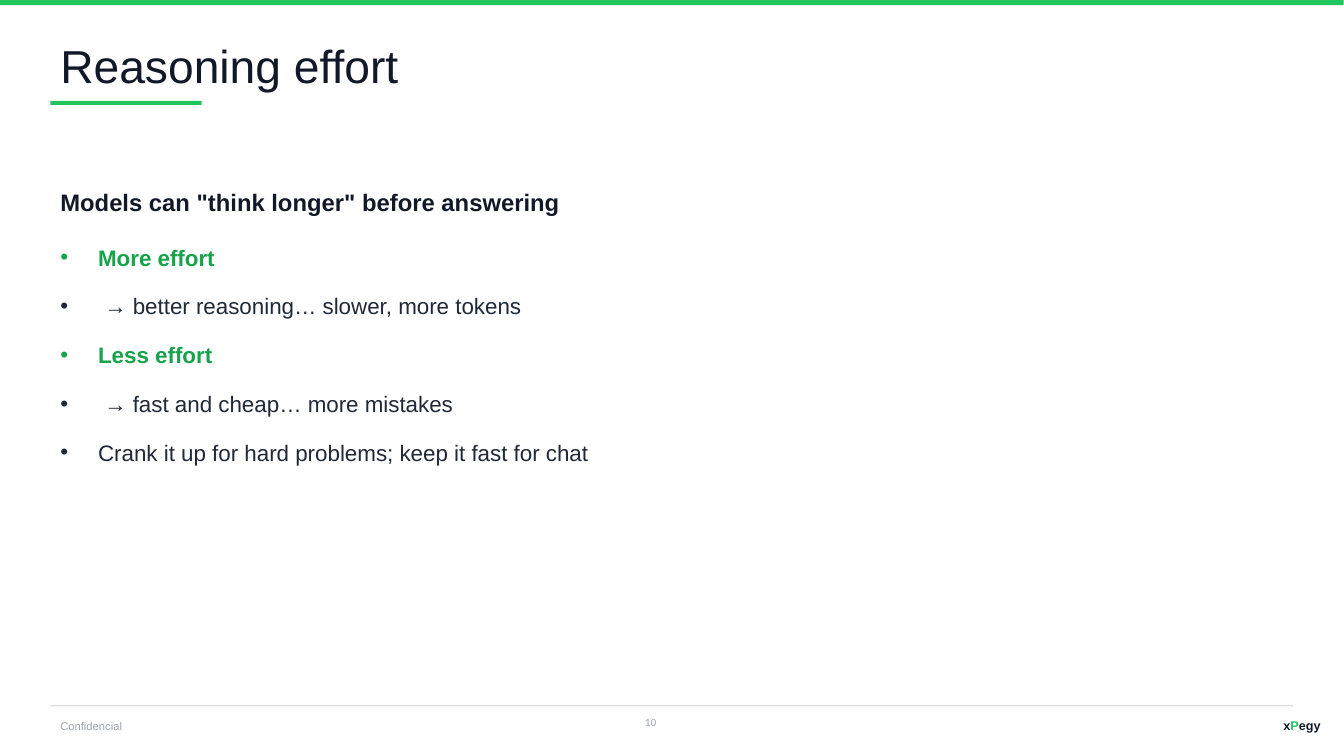
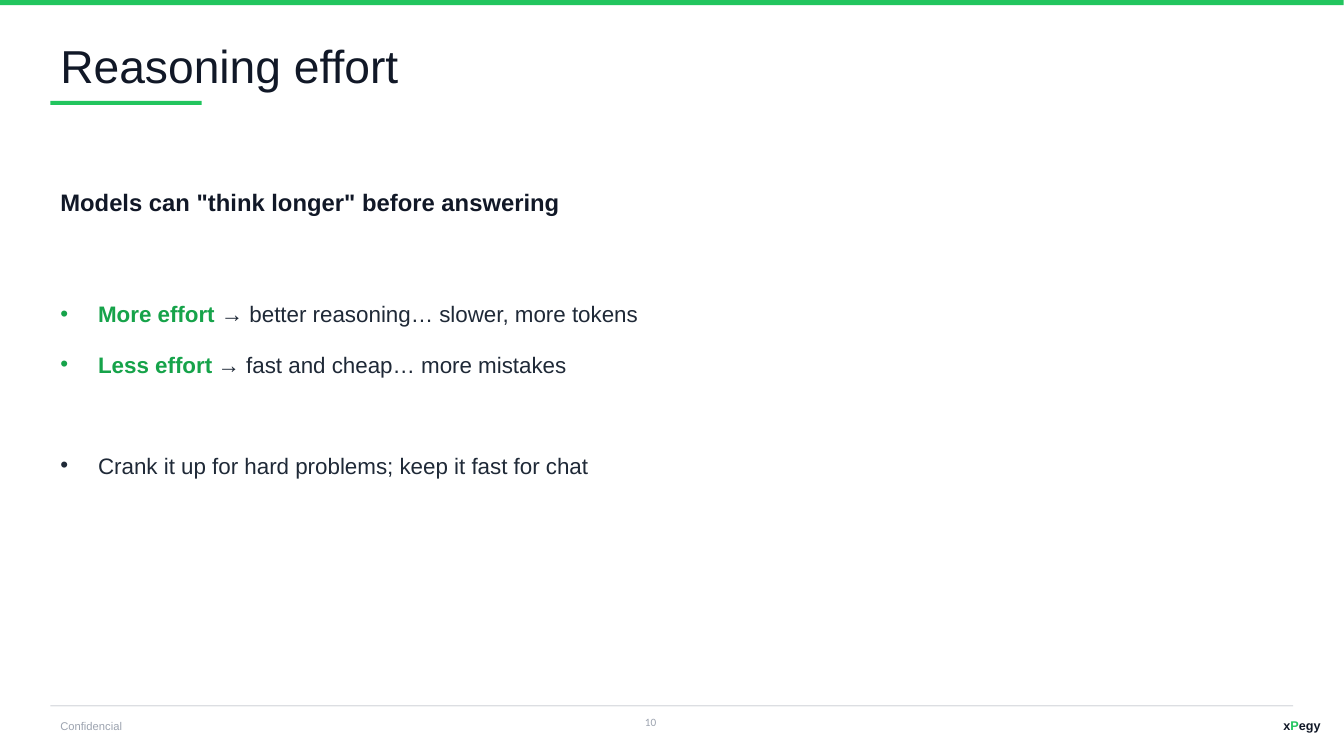
Before and after one commit to JaviPege/mundus-ai-programming-course, a slide deck: slide 10 of AI-EBike-Fleet-Manager-Workshop.pptx. Drawn at 1344x756 pixels with LibreOffice and Linux fonts; fonts in the diff are those of the drawing. Boxes give left, top, right and bottom in pixels: in the first picture for what was removed or moved away, otherwise in the second. Text is boxed around its words. In the diff, an @@ line names an element or a change of style, - is before the commit and + after.

```diff
--- a/AI-EBike-Fleet-Manager-Workshop.pptx
+++ b/AI-EBike-Fleet-Manager-Workshop.pptx
@@ text at <box>98,305,638,378</box>: text changed @@
-• More effort
-• → better reasoning… slower, more tokens
-• Less effort
-• → fast and cheap… more mistakes
+• More effort → better reasoning… slower, more tokens
+• Less effort → fast and cheap… more mistakes
```
Also in this commit, not shown: 13 other slides changed.
